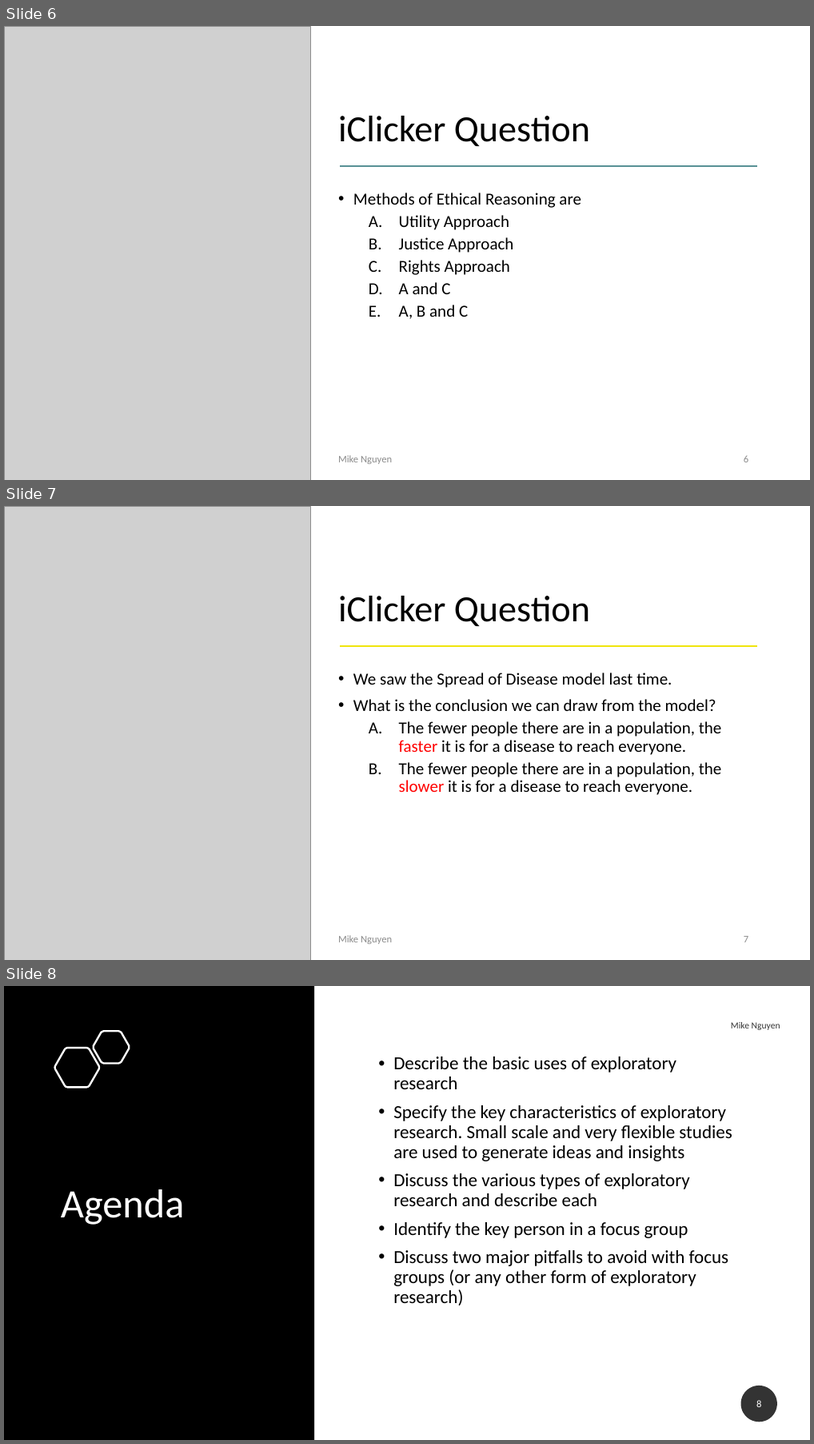
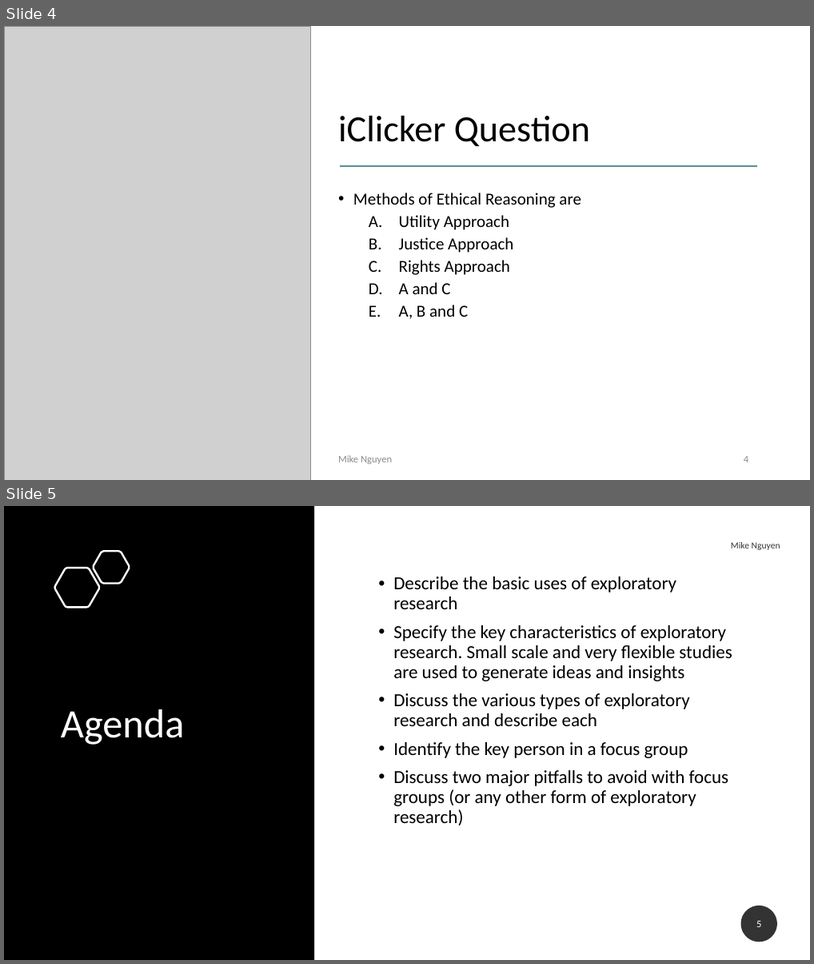
Before and after one commit to mikenguyen13/mar4050_S23_2, a slide deck: lectures/2/2_Problem & Intro to Project.pptx. Shown one above the other, each under a label of ours: slides 6, 7 and 8 before the commit, slides 4 and 5 after it. The pictures are 814x1444 and 814x964 pixels, drawn with LibreOffice and Linux fonts; fonts in the diff are those of the drawing; grey boxes stand for pictures. Boxes give left, top, right and bottom in pixels: in the first picture for what was removed or moved away, otherwise in the second. Text is boxed around its words. In the diff, an @@ line names an element or a change of style, - is before the commit and + after.

```diff
--- a/lectures/2/2_Problem & Intro to Project.pptx
+++ b/lectures/2/2_Problem & Intro to Project.pptx
@@ slide 7 removed at [4, 506, 810, 960], background #FFFFFF @@
@@ picture removed at [4, 506, 310, 960] @@
@@ title removed at [338, 596, 590, 626] @@
-iClicker Question
@@ line removed from (340, 646) to (758, 646) @@
@@ text removed at [354, 672, 722, 795] @@
-• We saw the Spread of Disease model last time.
-• What is the conclusion we can draw from the model?
-  A. The fewer people there are in a population, the faster it is for a disease to reach everyone.
-  B. The fewer people there are in a population, the slower it is for a disease to reach everyone.
@@ text removed at [338, 935, 392, 944] @@
-Mike Nguyen
@@ page number removed at [744, 936, 749, 942] @@
-7
@@ what was slide 6 is now slide 4 @@
@@ page number at [744, 456, 749, 462]: text changed @@
-6
+4
@@ what was slide 8 is now slide 5 @@
@@ page number at [757, 920, 762, 927]: text changed @@
-8
+5
```
Also in this commit, not shown: 3 slides changed, 2 other slides removed.
